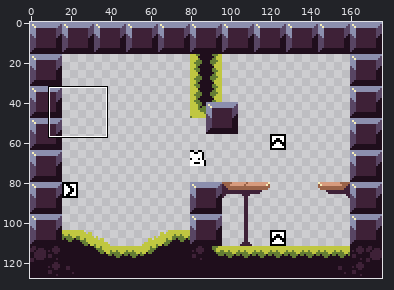
Edited in one commit: pixel-art file (projects/towerfall-physics/assets/tilemap.ase). The first picture is a wide view before the edit; the outline marks the close-up.
Close-up. Before the commit:
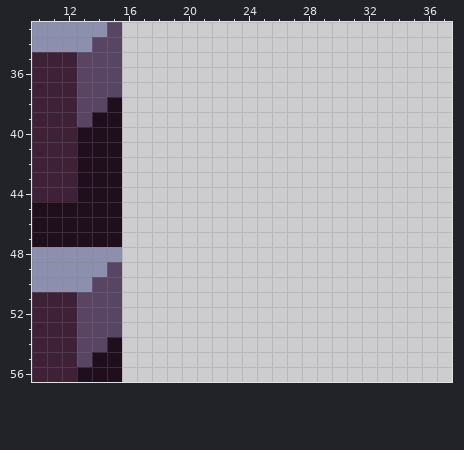
176x128 pixels, 1 frame. Shown: x 10..37, y 33..56.
Now the later version:
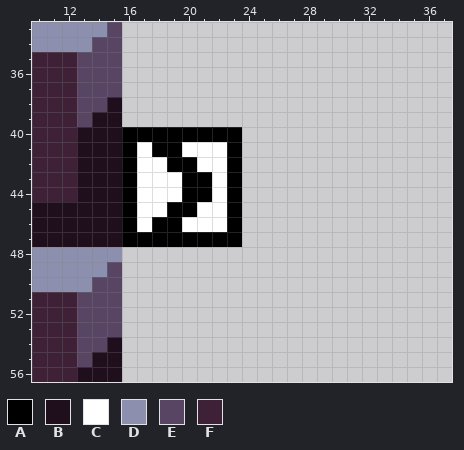
Palette (. is transparent): A #000000  B #1f0e1c  C #ffffff  D #8c8fae  E #584563  F #3e2137
Edits made:
@@ x 14..25 @@
 39 BB..........
-40 BB..........
-41 BB..........
-42 BB..........
-43 BB..........
-44 BB..........
-45 BB..........
-46 BB..........
-47 BB..........
+40 BBAAAAAAAA..
+41 BBACAACCCA..
+42 BBACCAACCA..
+43 BBACCCAACA..
+44 BBACCCAACA..
+45 BBACCAACCA..
+46 BBACAACCCA..
+47 BBAAAAAAAA..
 48 DD..........
Where, in picture pixels (left, top, right, bottom), the same in both close-ups:
added: (122, 127, 242, 247)
